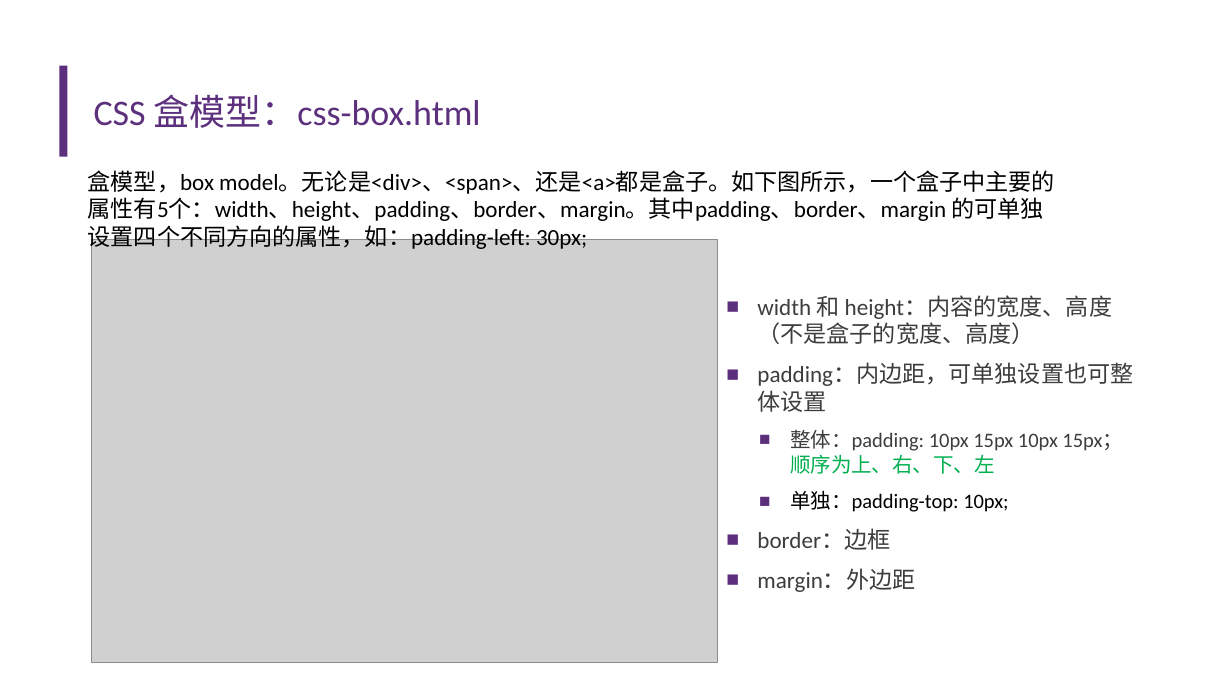
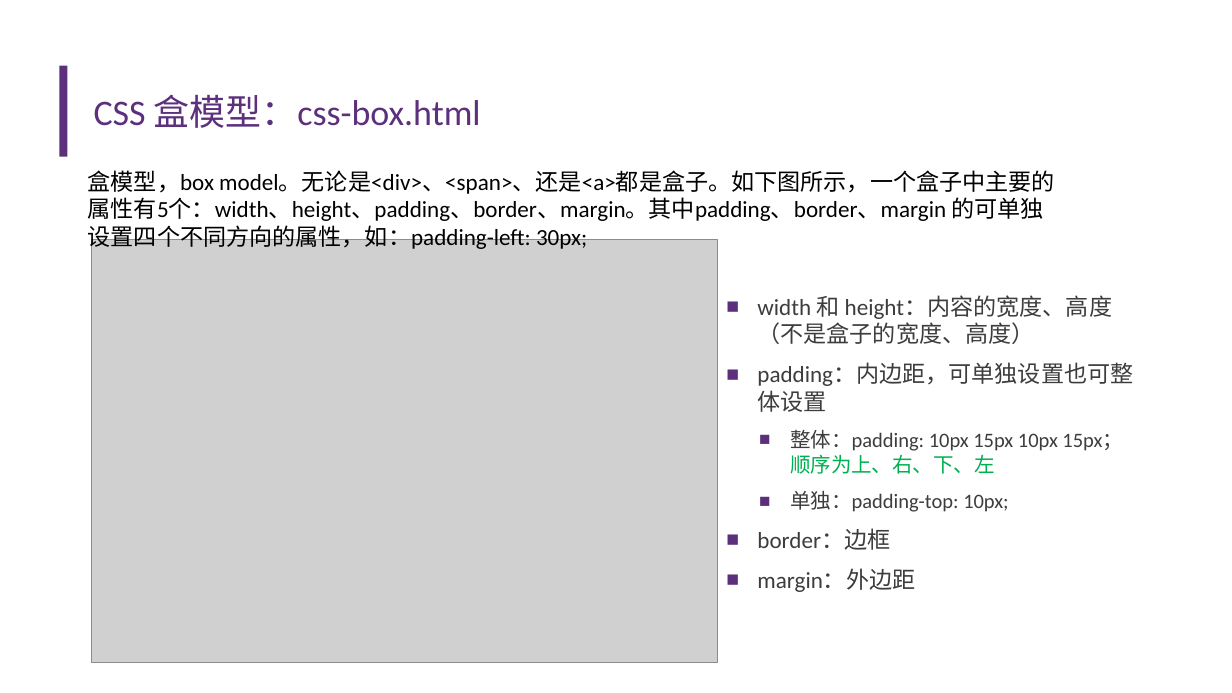
Before and after one commit to Aiemu/fe-intro, a slide deck: slide 20 of FE.pptx. Drawn at 1232x693 pixels with LibreOffice and Linux fonts; fonts in the diff are those of the drawing; grey boxes stand for pictures; background and template pictures are left out. Boxes give left, top, right and bottom in pixels: in the first picture for what was removed or moved away, otherwise in the second. Text is boxed around its words. In the diff, an @@ line names an element or a change of style, - is before the commit and + after.

```diff
--- a/FE.pptx
+++ b/FE.pptx
@@ text at box(790, 491, 1008, 512): text colour #000000 to #3D3D3D in "单独：padding-top: 10px;" @@
```
Also in this commit, not shown: 2 other slides changed, 3 other files.
